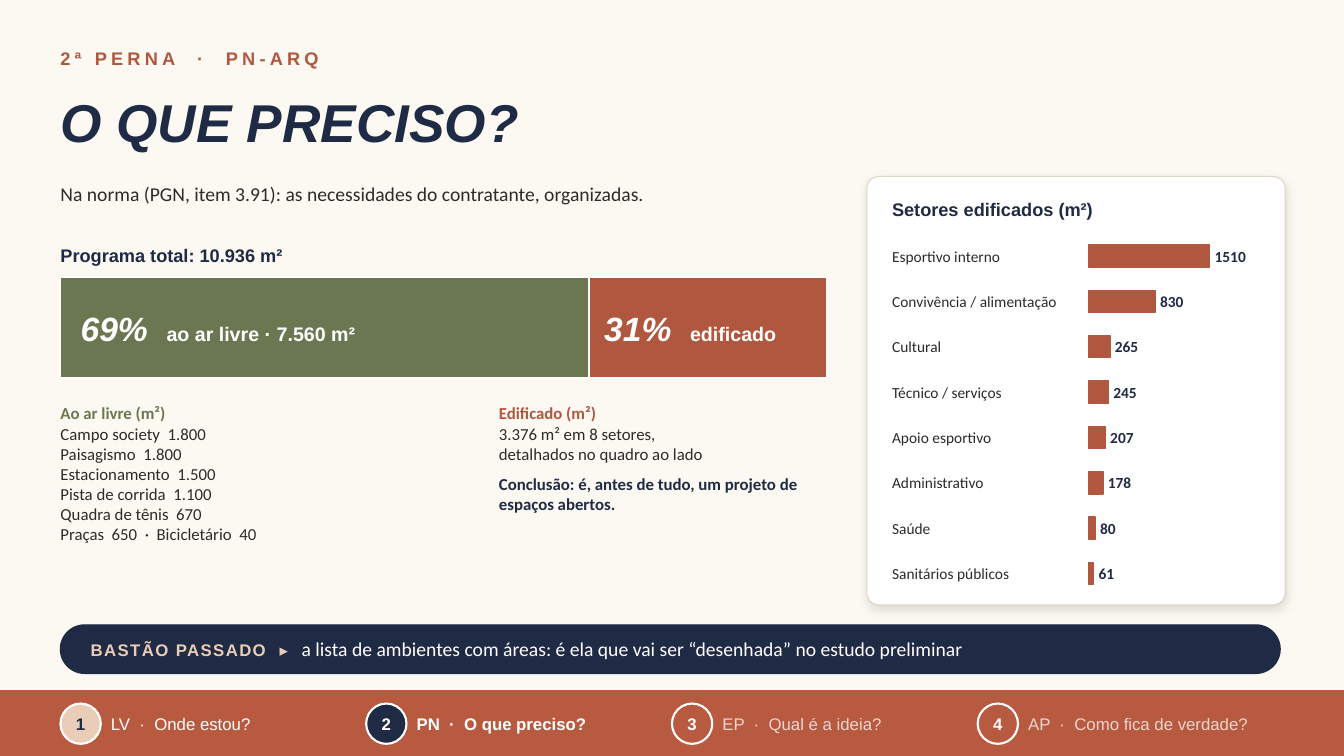
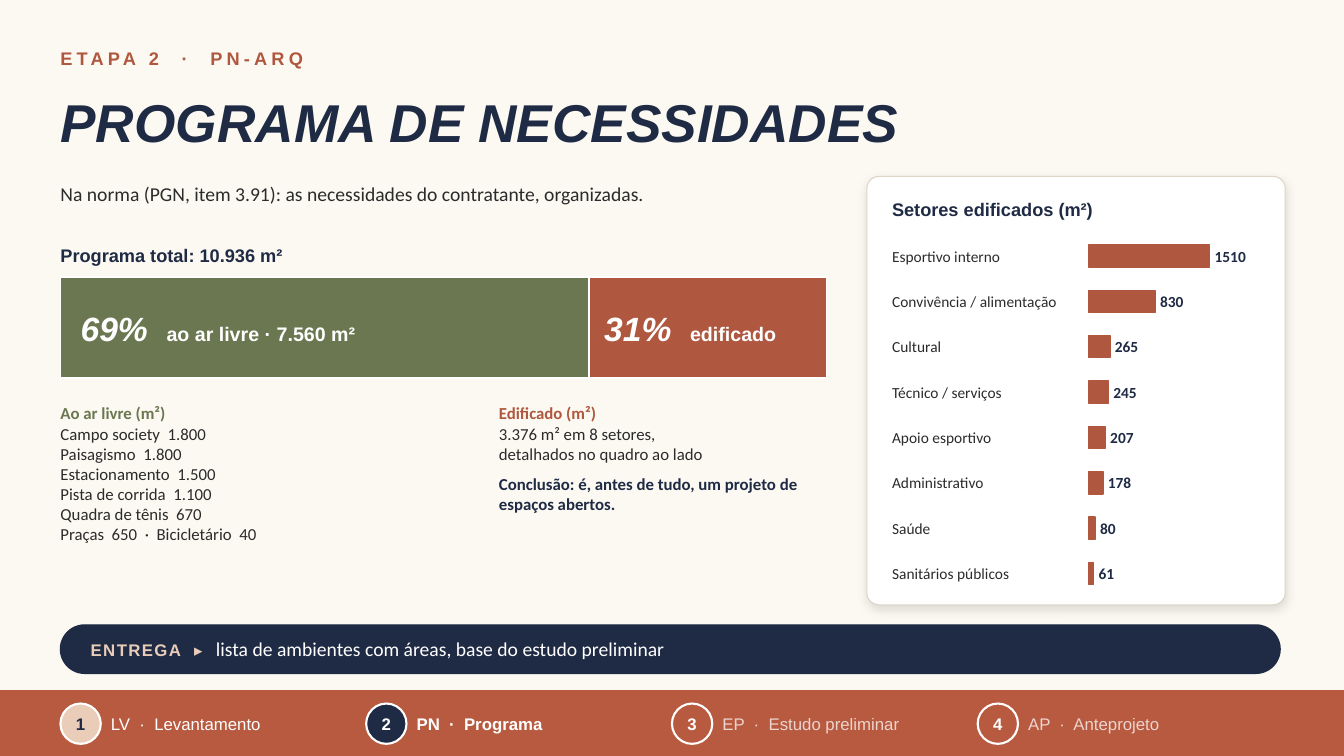
Before and after one commit to arqlais/slide, a slide deck: slide 7 of Claudio_Castro_de_Oliveira_Junior.pptx. Drawn at 1344x756 pixels with LibreOffice and Linux fonts; fonts in the diff are those of the drawing. Boxes give left, top, right and bottom in pixels: in the first picture for what was removed or moved away, otherwise in the second. Text is boxed around its words. In the diff, an @@ line names an element or a change of style, - is before the commit and + after.

```diff
--- a/Claudio_Castro_de_Oliveira_Junior.pptx
+++ b/Claudio_Castro_de_Oliveira_Junior.pptx
@@ text at (149, 52, 303, 69): text changed @@
-2ª PERNA · PN-ARQ
+ETAPA 2 · PN-ARQ
@@ text at (60, 105, 898, 143): text changed @@
-O QUE PRECISO?
+PROGRAMA DE NECESSIDADES
@@ text at (91, 642, 664, 659): text changed @@
-BASTÃO PASSADO ▸ a lista de ambientes com áreas: é ela que vai ser “desenhada” no estudo preliminar
+ENTREGA ▸ lista de ambientes com áreas, base do estudo preliminar
@@ text at (111, 718, 260, 730): text changed @@
-LV · Onde estou?
+LV · Levantamento
@@ text at (417, 718, 542, 734): text changed @@
-PN · O que preciso?
+PN · Programa
@@ text at (722, 718, 899, 734): text changed @@
-EP · Qual é a ideia?
+EP · Estudo preliminar
@@ text at (1028, 718, 1159, 734): text changed @@
-AP · Como fica de verdade?
+AP · Anteprojeto
```
Also in this commit, not shown: 9 other slides changed, 3 other files.
